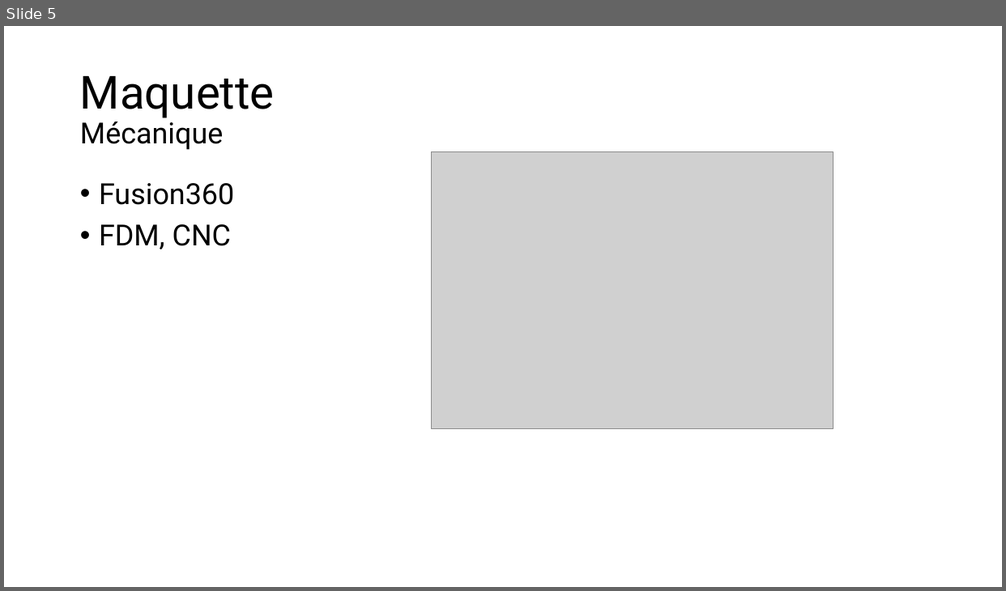
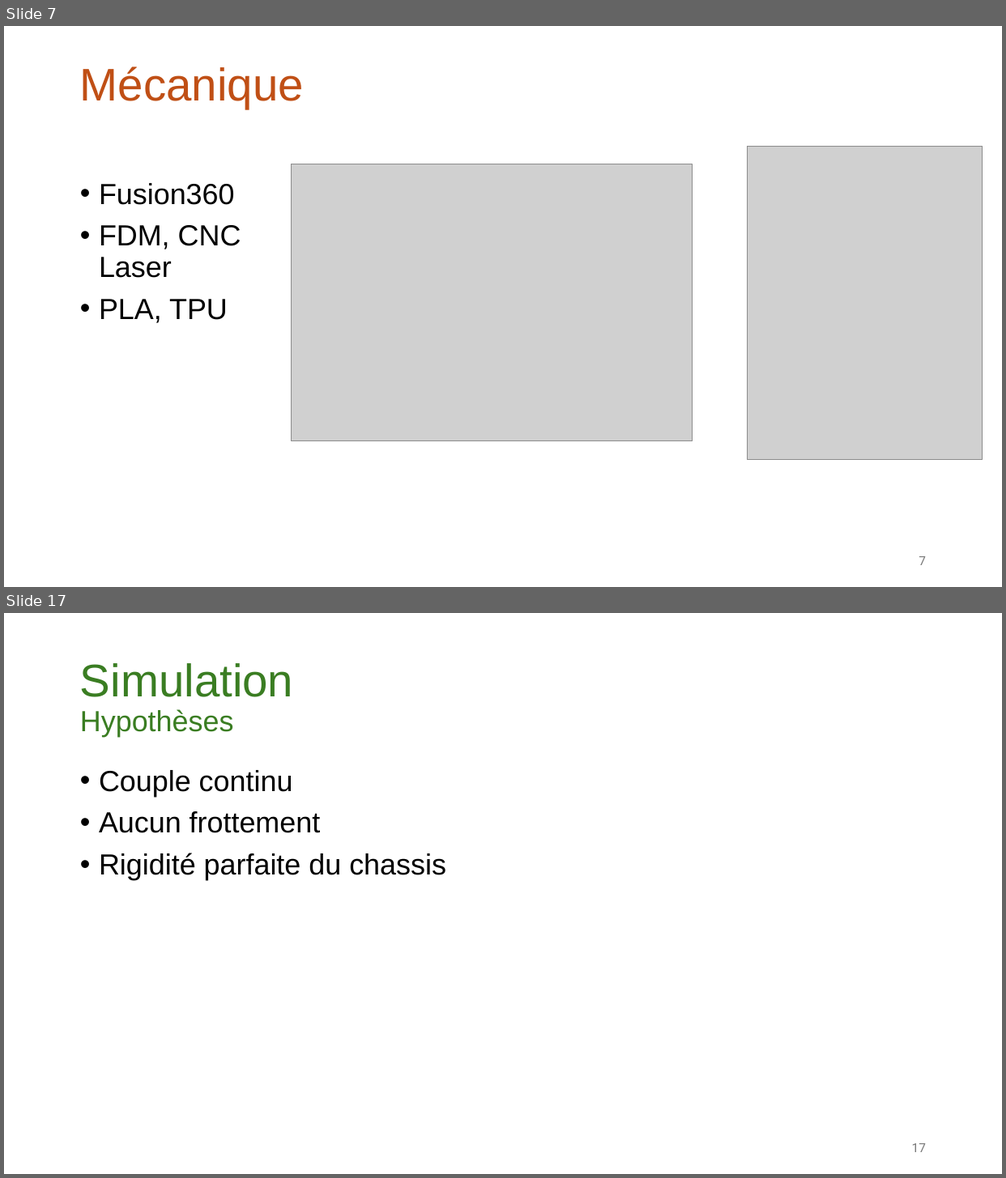
Before and after one commit to Ding-Jeremy/Self-Balancing-Bot, a slide deck: A_Documentation/Defense.pptx. Shown one above the other, each under a label of ours: slide 5 before the commit, slides 7 and 17 after it; the slides between them are not shown. The pictures are 1006x591 and 1006x1178 pixels, drawn with LibreOffice and Linux fonts; fonts in the diff are those of the drawing; grey boxes stand for pictures. Boxes give left, top, right and bottom in pixels: in the first picture for what was removed or moved away, otherwise in the second. Text is boxed around its words. In the diff, an @@ line names an element or a change of style, - is before the commit and + after.

```diff
--- a/A_Documentation/Defense.pptx
+++ b/A_Documentation/Defense.pptx
@@ slide 17 added at [4, 613, 1002, 1174], background #FFFFFF @@
@@ title added at [80, 663, 293, 737], 44 pt, text #3B7D23 @@
+Simulation
+Hypothèses
@@ text added at [99, 770, 446, 880], 28 pt, text #000000 @@
+• Couple continu
+• Aucun frottement
+• Rigidité parfaite du chassis
@@ page number added at [912, 1144, 926, 1152], 12 pt, text #797979 @@
+17
@@ what was slide 5 is now slide 7 @@
@@ slide 7 changed as well @@
@@ title at [80, 66, 304, 109]: text changed; size 28 to 44 pt; font Roboto to Arial; text colour #000000 to #C04F15 @@
-Maquette
-Mécanique
+Mécanique
@@ picture added at [748, 147, 982, 460] @@
@@ picture: place and size @@
-picture at [432, 152, 833, 429]
+picture at [291, 165, 692, 442]
@@ text at [99, 183, 235, 205]: font Roboto to Arial in "Fusion360" @@
@@ text at [99, 225, 241, 323]: text changed; font Roboto to Arial @@
-• FDM, CNC
+• FDM, CNC
+  Laser
+• PLA, TPU
@@ page number added at [918, 557, 926, 565], 12 pt, text #797979 @@
+7
```
Also in this commit, not shown: 4 other slides changed, 23 other slides added, 14 other files.
